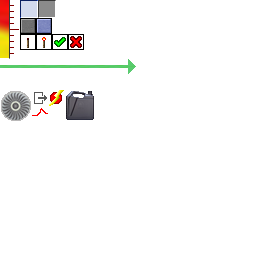
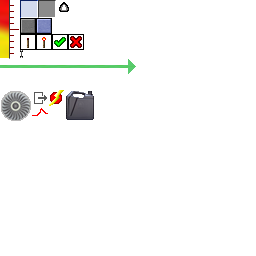
Layer changes from the first 256 × 256 image to the second:
added layer "scan bar marker" above "arrow v2" over [20, 50, 23, 58]
added layer "arrow v2" above "arrow" over [59, 2, 69, 12]
